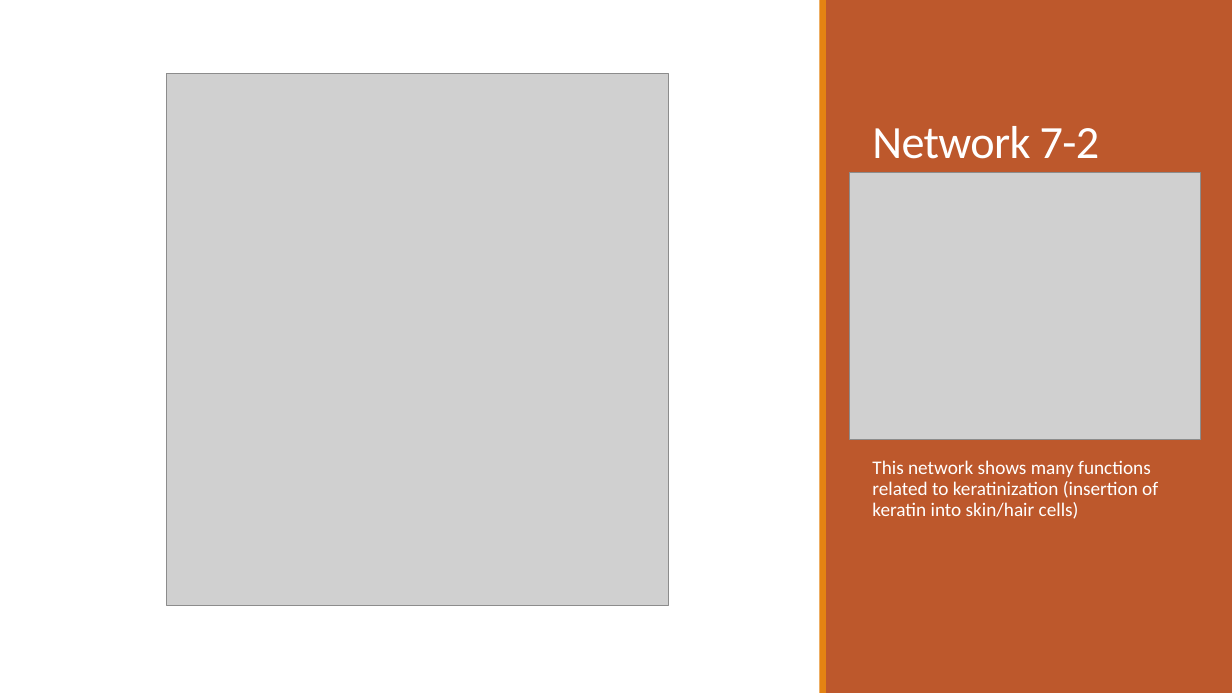
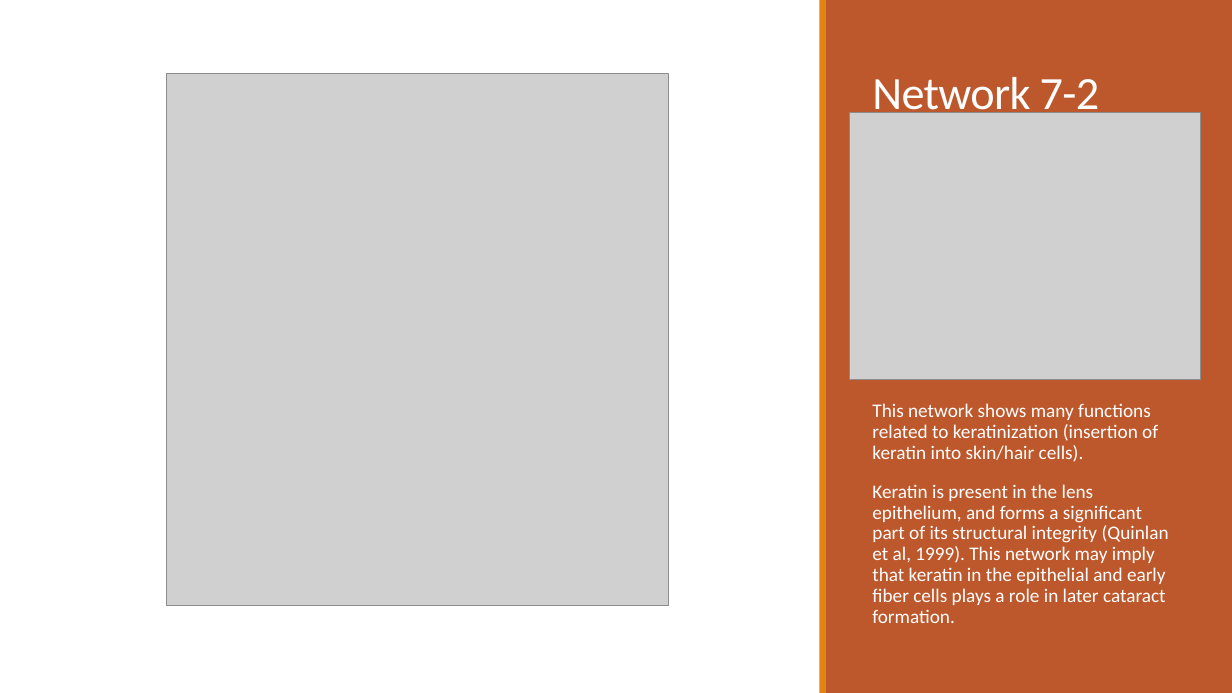
Before and after one commit to dyaom/REHS-2019, a slide deck: slide 13 of Cataract.pptx. Drawn at 1232x693 pixels with LibreOffice and Linux fonts; fonts in the diff are those of the drawing; grey boxes stand for pictures. Boxes give left, top, right and bottom in pixels: in the first picture for what was removed or moved away, otherwise in the second. Text is boxed around its words. In the diff, an @@ line names an element or a change of style, - is before the commit and + after.

Commit message:
presentation

```diff
--- a/Cataract.pptx
+++ b/Cataract.pptx
@@ title "Network 7-2" rewrapped from <box>872,126,1100,159</box> to <box>872,77,1100,120</box> @@
@@ picture: place and size @@
-picture at <box>849,172,1201,439</box>
+picture at <box>849,113,1201,380</box>
@@ text at <box>872,403,1169,623</box>: text changed @@
-This network shows many functions related to keratinization (insertion of keratin into skin/hair cells)
+This network shows many functions related to keratinization (insertion of keratin into skin/hair cells).
+Keratin is present in the lens epithelium, and forms a significant part of its structural integrity (Quinlan et al, 1999). This network may imply that keratin in the epithelial and early fiber cells plays a role in later cataract formation.
```
Also in this commit, not shown: 6 other slides changed, 1 slide added, 1 other file.
